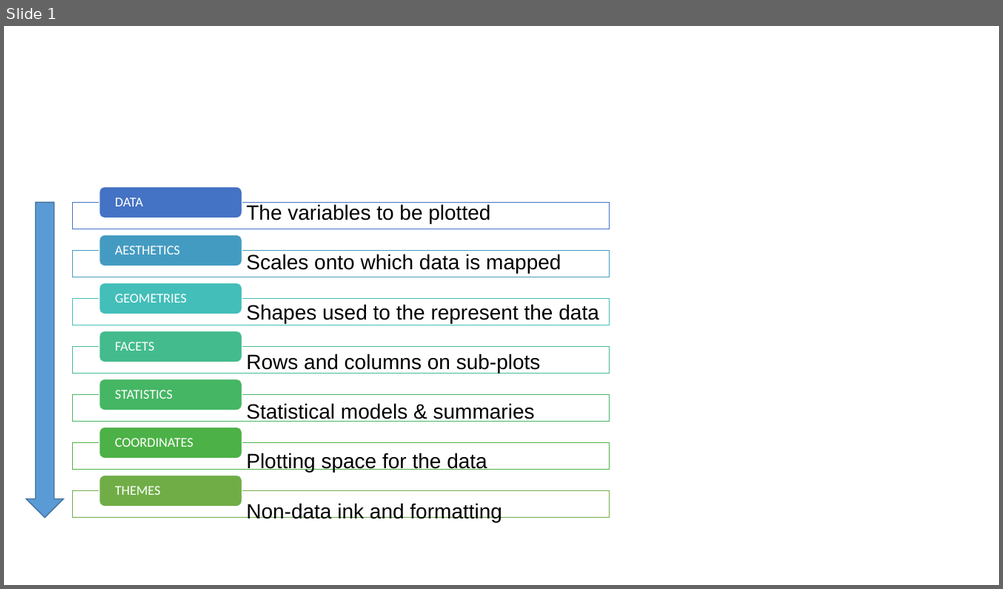
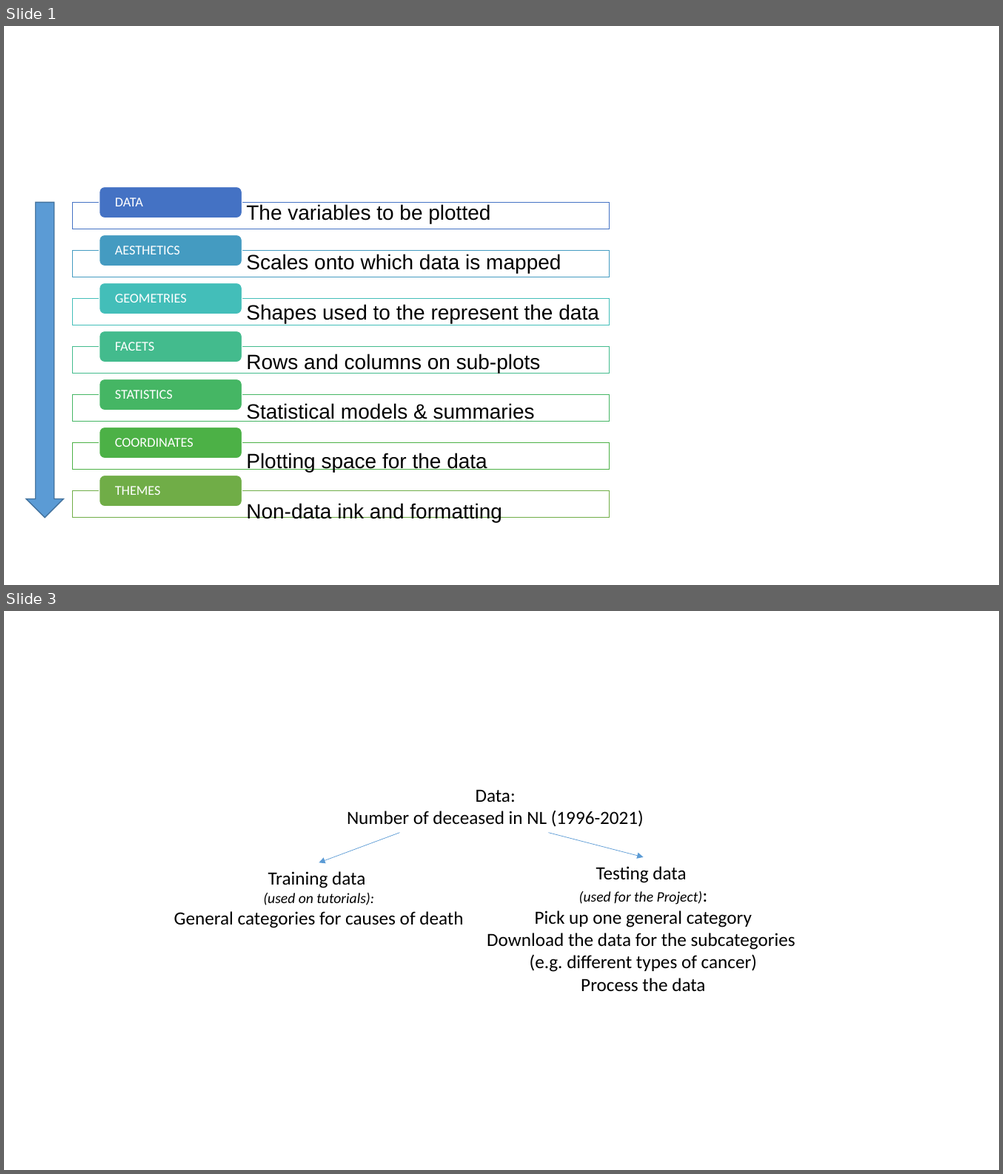
Before and after one commit to GuyonK/DataViz_in_R, a slide deck: figs/Figures.pptx. Shown one above the other, each under a label of ours: slide 1 before the commit, slides 1 and 3 after it; the slides between them are not shown. The pictures are 1003x589 and 1003x1174 pixels, drawn with LibreOffice and Linux fonts; fonts in the diff are those of the drawing. Boxes give left, top, right and bottom in pixels: in the first picture for what was removed or moved away, otherwise in the second. Text is boxed around its words. In the diff, an @@ line names an element or a change of style, - is before the commit and + after.

```diff
--- a/figs/Figures.pptx
+++ b/figs/Figures.pptx
@@ slide 3 added at bbox=[4, 611, 999, 1170], background #FFFFFF @@
@@ text added at bbox=[347, 789, 643, 827], 18 pt, text #000000 @@
+Data:
+Number of deceased in NL (1996-2021)
@@ arrow added from (399, 832) to (318, 863), #5B9BD5 0.5 pt @@
@@ arrow added from (549, 832) to (643, 857), #5B9BD5 0.5 pt @@
@@ text added at bbox=[174, 871, 463, 928], 18 pt, text #000000 @@
+Training data
+(used on tutorials):
+General categories for causes of death
@@ text added at bbox=[486, 866, 795, 992], 18 pt, text #000000 @@
+Testing data
+(used for the Project):
+Pick up one general category
+Download the data for the subcategories
+(e.g. different types of cancer)
+Process the data
```
Also in this commit, not shown: 1 other slide added, 13 other files.
